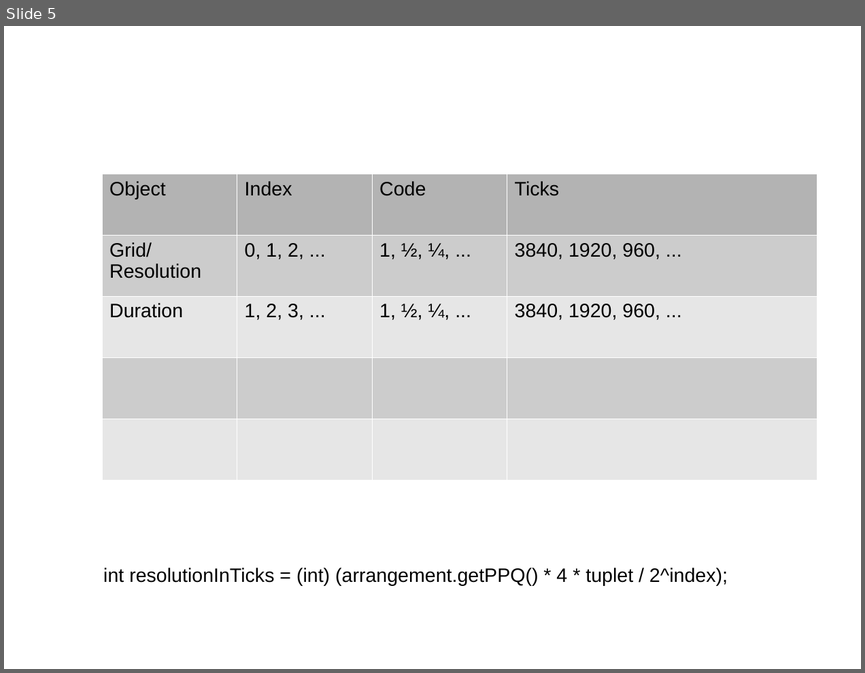
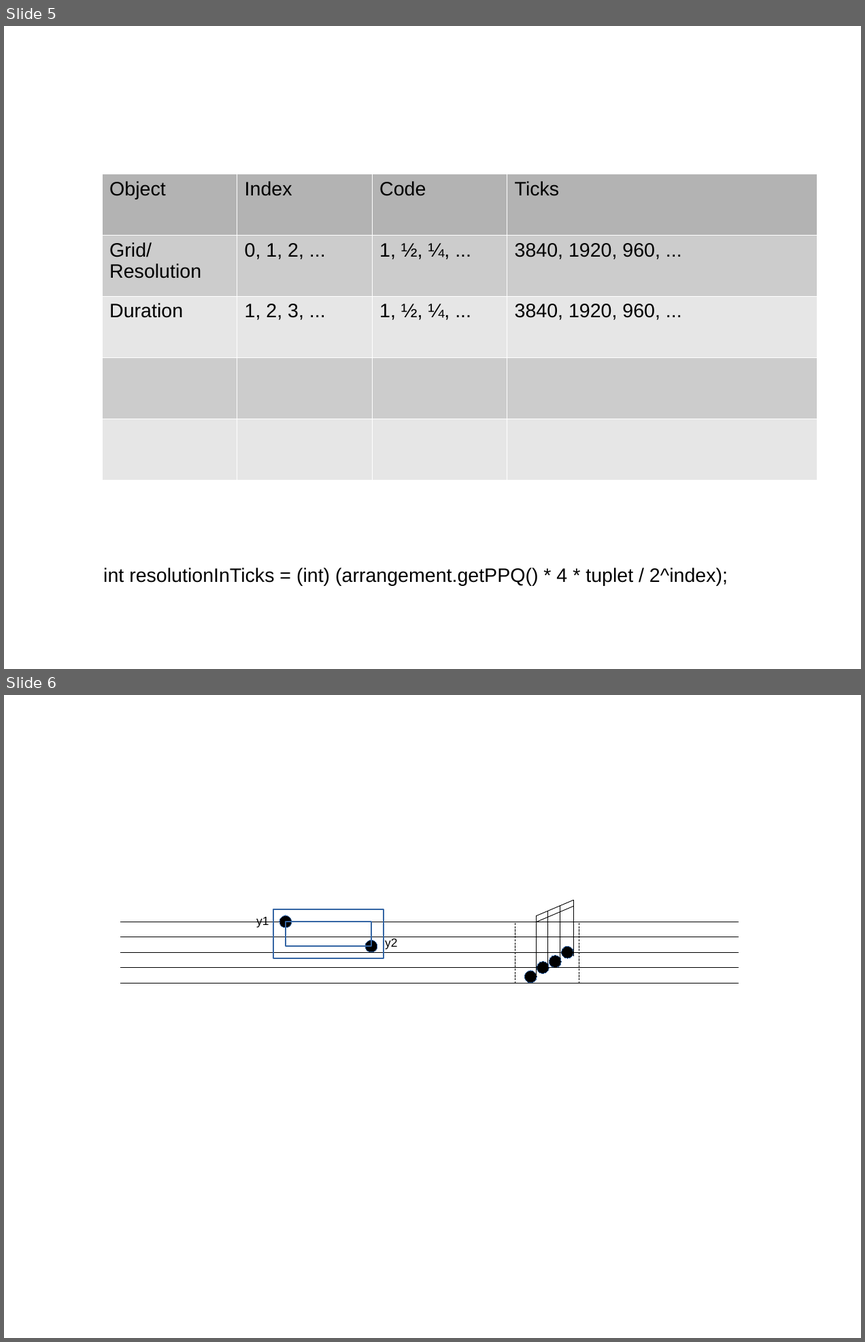
Before and after one commit to jwuert/score, a slide deck: doc/score.odp. Shown one above the other, each under a label of ours: slide 5 before the commit, slides 5 and 6 after it. The pictures are 865x673 and 865x1342 pixels, drawn with LibreOffice and Linux fonts; fonts in the diff are those of the drawing. Boxes give left, top, right and bottom in pixels: in the first picture for what was removed or moved away, otherwise in the second. Text is boxed around its words. In the diff, an @@ line names an element or a change of style, - is before the commit and + after.

```diff
--- a/doc/score.odp
+++ b/doc/score.odp
@@ slide 6 added at (x1=4, y1=695, x2=861, y2=1338), background #FFFFFF @@
@@ text added at (x1=256, y1=917, x2=269, y2=927), 11 pt, text #000000 @@
+y1
@@ rectangle added at (x1=273, y1=910, x2=383, y2=959), outline #3465A4 0.99 pt @@
@@ ellipse added at (x1=279, y1=915, x2=292, y2=928), fill #000000, outline #3465A4 0 pt @@
@@ line added from (536, 977) to (536, 916), #000000 0 pt @@
@@ line added from (536, 916) to (573, 900), #000000 0.57 pt @@
@@ line added from (536, 922) to (573, 906), #000000 0.57 pt @@
@@ line added from (547, 968) to (547, 911), #000000 0 pt @@
@@ line added from (560, 962) to (560, 906), #000000 0 pt @@
@@ line added from (573, 955) to (573, 900), #000000 0 pt @@
@@ line added from (121, 921) to (738, 921), #000000 0 pt @@
@@ line added from (121, 937) to (738, 937), #000000 0 pt @@
@@ rectangle added at (x1=286, y1=921, x2=371, y2=945), outline #3465A4 0.99 pt @@
@@ text added at (x1=385, y1=938, x2=397, y2=949), 11 pt, text #000000 @@
+y2
@@ line added from (515, 923) to (515, 984), #000000 0 pt @@
@@ line added from (579, 923) to (579, 984), #000000 0 pt @@
@@ line added from (121, 952) to (738, 952), #000000 0 pt @@
@@ ellipse added at (x1=366, y1=940, x2=378, y2=952), fill #000000, outline #3465A4 0 pt @@
@@ ellipse added at (x1=549, y1=955, x2=562, y2=968), fill #000000, outline #3465A4 0 pt @@
@@ ellipse added at (x1=562, y1=946, x2=574, y2=959), fill #000000, outline #3465A4 0 pt @@
@@ line added from (121, 967) to (738, 967), #000000 0 pt @@
@@ ellipse added at (x1=525, y1=970, x2=537, y2=983), fill #000000, outline #3465A4 0 pt @@
@@ ellipse added at (x1=536, y1=961, x2=549, y2=973), fill #000000, outline #3465A4 0 pt @@
@@ line added from (121, 983) to (738, 983), #000000 0 pt @@
```
Also in this commit, not shown: 22 other files.
